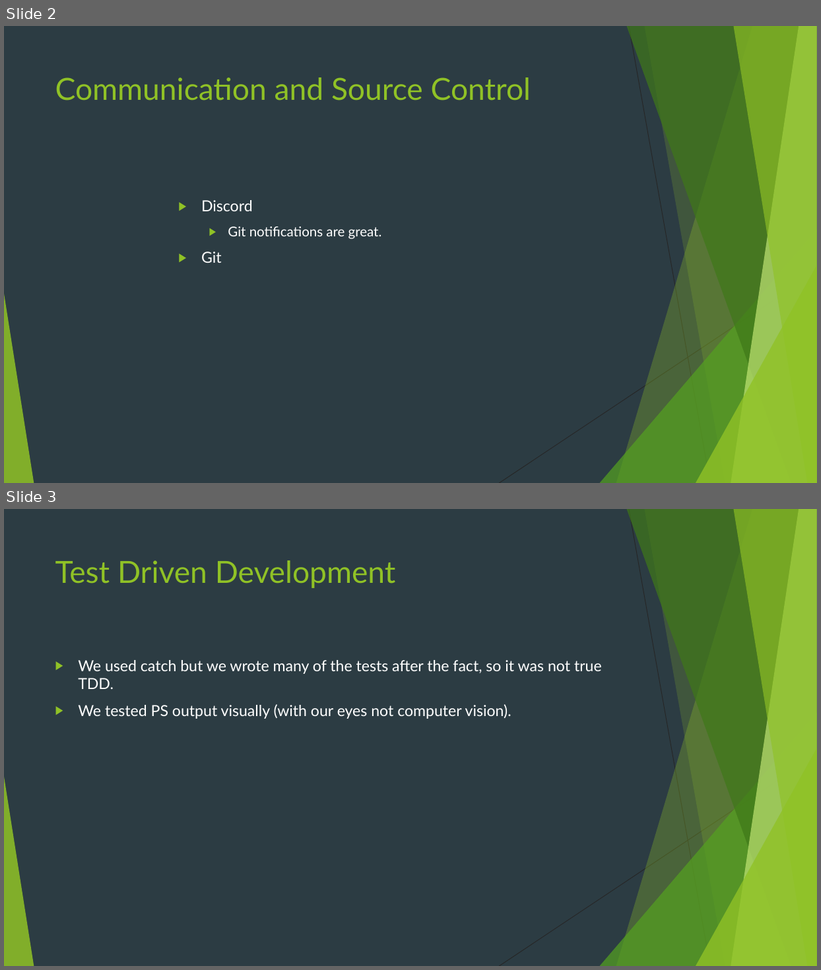
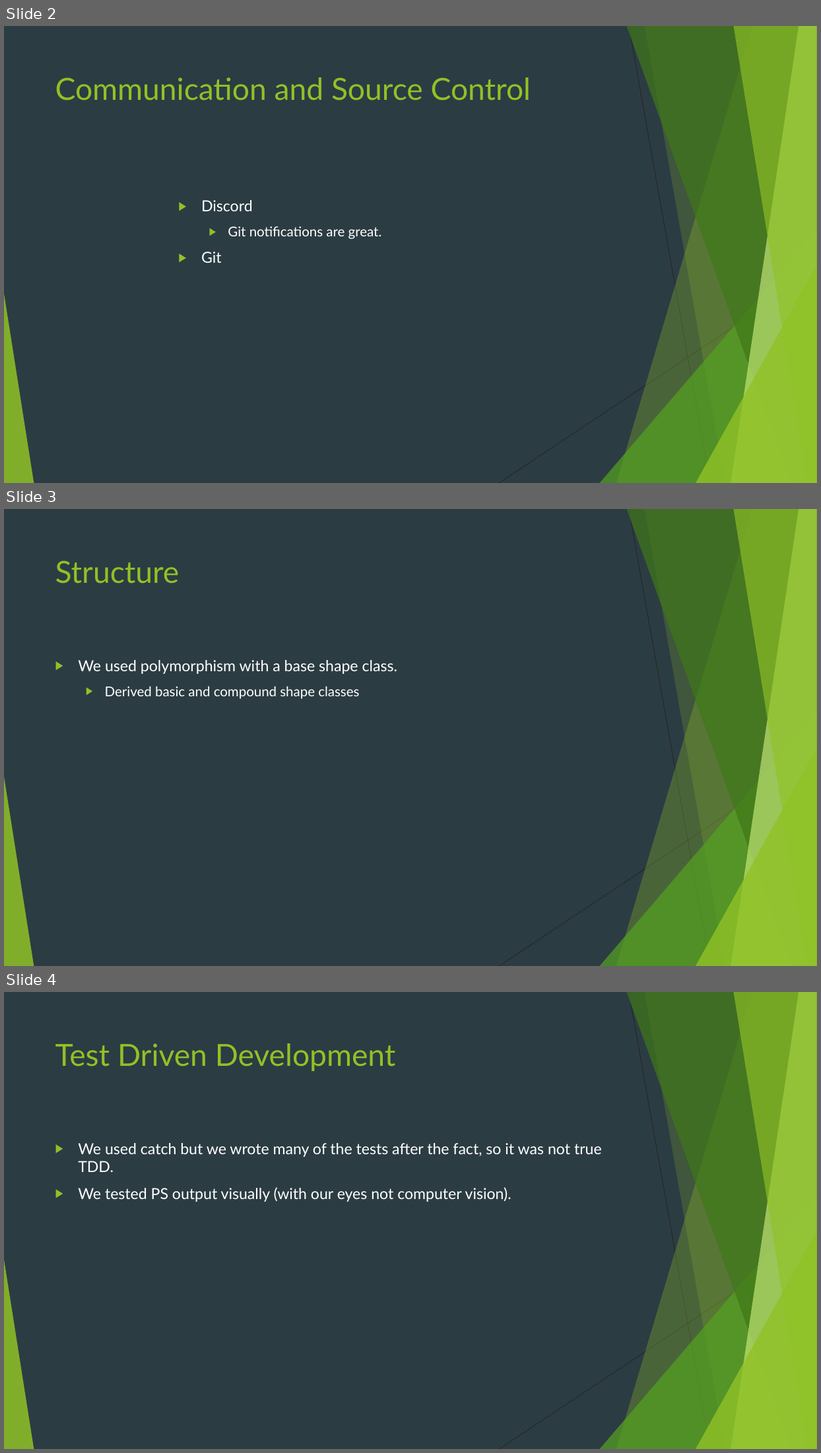
Before and after one commit to namikim97/cs372_project2_cps, a slide deck: CPS.pptx. Shown one above the other, each under a label of ours: slides 2 and 3 before the commit, slides 2, 3 and 4 after it. The pictures are 821x970 and 821x1453 pixels, drawn with LibreOffice and Linux fonts; fonts in the diff are those of the drawing. Boxes give left, top, right and bottom in pixels: in the first picture for what was removed or moved away, otherwise in the second. Text is boxed around its words. In the diff, an @@ line names an element or a change of style, - is before the commit and + after.

Commit message:
powerpoint edits

```diff
--- a/CPS.pptx
+++ b/CPS.pptx
@@ slide 3 added at [4, 509, 817, 966], background #2C3C43; not listed: 10 template elements that a slide beside it also shows @@
@@ title added at [55, 560, 180, 584], 36 pt, text #90C226 @@
+Structure
@@ text added at [78, 660, 397, 699], 18 pt, text #FFFFFF @@
+▶ We used polymorphism with a base shape class.
+  ▶ Derived basic and compound shape classes
@@ what was slide 3 is now slide 4 @@
```
